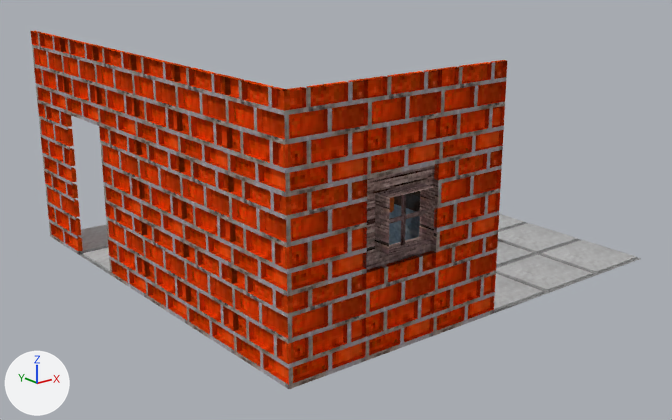
Renders of the Blender file res/models/brick_wall2.blend from each side of a commit.
Before and after are seen from a 50 mm camera at (-4.85, -6.81, 4.48) aimed at (2.8, 2.75, 0.66). Arrows for +X, +Y and +Z are at lower left; the lights stay in place.
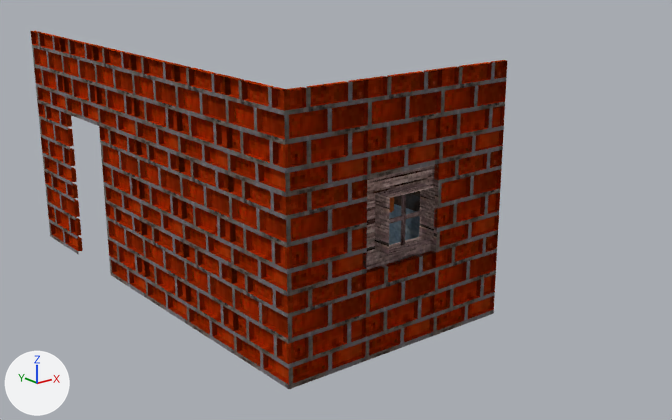
Commit message: rotated walls

The change, as a list of edits to the scene's bpy script:
```text
Change mat_material_001:
    remove n1 = _N.new('ShaderNodeBsdfDiffuse'); n1.name = 'Diffuse BSDF'
    where n0 = _N.new('ShaderNodeOutputMaterial'); n0.name = 'Material Output'
    where n2 = _N.new('ShaderNodeTexImage'); n2.name = 'Image Texture'
    remove _L.new(n1.outputs[0], n0.inputs[0])  # 'BSDF' to 'Surface'
    remove _L.new(n2.outputs[0], n1.inputs[0])  # 'Color' to 'Color'
    add n3 = _N.new('ShaderNodeBsdfAnisotropic'); n3.name = 'Glossy BSDF'
    add n3.distribution = 'GGX'
    add n3.inputs[1].default_value = 1.0  # 'Roughness'
    add _L.new(n3.outputs[0], n0.inputs[0])  # 'BSDF' to 'Surface'
    add _L.new(n2.outputs[0], n3.inputs[0])  # 'Color' to 'Color'
Change mat_material_002:
    remove n1 = _N.new('ShaderNodeBsdfDiffuse'); n1.name = 'Diffuse BSDF'
    where n0 = _N.new('ShaderNodeOutputMaterial'); n0.name = 'Material Output'
    where n2 = _N.new('ShaderNodeTexImage'); n2.name = 'Image Texture'
    remove _L.new(n1.outputs[0], n0.inputs[0])  # 'BSDF' to 'Surface'
    remove _L.new(n2.outputs[0], n1.inputs[0])  # 'Color' to 'Color'
    add n3 = _N.new('ShaderNodeBsdfAnisotropic'); n3.name = 'Glossy BSDF'
    add n3.distribution = 'GGX'
    add n3.inputs[1].default_value = 0.0  # 'Roughness'
    add _L.new(n3.outputs[0], n0.inputs[0])  # 'BSDF' to 'Surface'
    add _L.new(n2.outputs[0], n3.inputs[0])  # 'Color' to 'Color'
Change me_plane_002:
    used by ob_floor; location = (0.5, 0.5, 0.0); scale = (0.5, 0.5, 0.5)
    remove me_plane_002.from_pydata(...)  # 12 vertices, 9 faces; spans x -1.0..1.0, y -1.0..1.0, z 0.0..0.05
    add me_plane_002.from_pydata(...)  # 108 vertices, 81 faces; spans x 0.0..3.0, y 0.0..3.0, z 0.0..0.03
    me_plane_002 part 1: 11 vertices removed from x -1.0..1.0, y -1.0..1.0, z 0.0..0.05; 11 vertices added at x 0.0..1.0, y 0.0..1.0, z 0.0..0.03
Change ob_floor:
    ob_floor.scale: (0.5, 0.5, 0.5) -> (1.0, 1.0, 1.0)
    remove _m = ob_floor.modifiers.new('Array', 'ARRAY')
    remove _m.count = 6
    remove _m.constant_offset_displace = (0.0, 0.0, 0.0)
    remove _m = ob_floor.modifiers.new('Array.001', 'ARRAY')
    remove _m.count = 6
    remove _m.constant_offset_displace = (0.0, 0.0, 0.0)
    remove _m.relative_offset_displace = (0.0, 1.0, 0.0)
    ob_floor.location: (0.5, 0.5, 0.0) -> (0.0, 0.0, 0.0)
```

Location of each change, (x1, y1, x2, y2) in pixels of the pictures (672 x 420 px):
'wall', recoloured
    both: (131, 54, 294, 389)
'Plane.008', recoloured
    both: (280, 79, 368, 197)
'floor', recoloured, reshaped, moved, rescaled, modifiers changed (not visible afterwards)
    before: (78, 214, 641, 313)
'Plane.007', recoloured
    both: (282, 179, 367, 296)
'Plane.009', recoloured
    both: (364, 69, 442, 179)
'Plane.006', recoloured
    both: (284, 274, 366, 389)
'Plane.010', recoloured
    both: (436, 60, 507, 163)
'Plane.005', recoloured
    both: (362, 251, 435, 361)
'Plane.011', recoloured
    both: (434, 150, 503, 252)
'Plane.002', recoloured
    both: (430, 234, 498, 336)
'Plane.014', recoloured
    both: (93, 45, 136, 140)
'Plane.013', recoloured
    both: (99, 126, 142, 221)
'Plane.012', recoloured (orange to brown)
    both: (105, 203, 147, 298)
'Plane.015', recoloured
    both: (60, 38, 99, 126)
'Plane.017', recoloured
    both: (38, 103, 77, 186)
'Plane.016', recoloured
    both: (31, 31, 66, 113)
'Plane.018', recoloured
    both: (44, 171, 83, 255)
